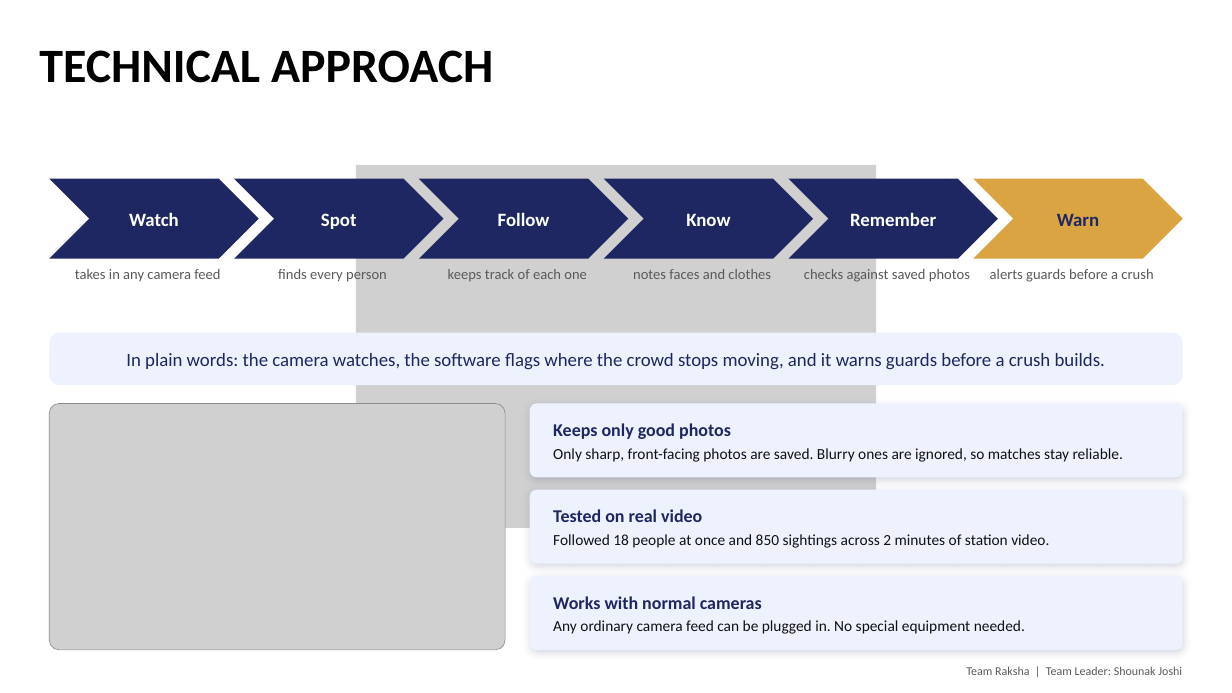
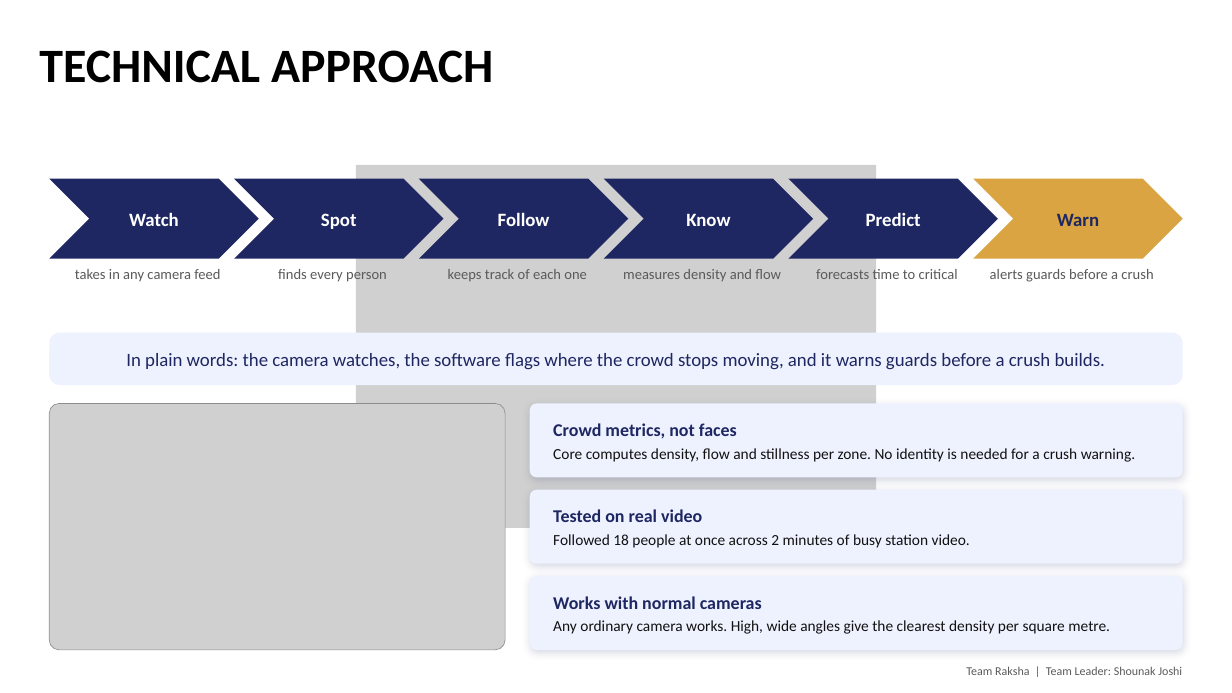
Before and after one commit to shounakjoshi88-a11y/raksha-crowd-safety-hackathon, a slide deck: slide 3 of deck/Raksha_Hackathon2026_Simplified.pptx. Drawn at 1232x693 pixels with LibreOffice and Linux fonts; fonts in the diff are those of the drawing; grey boxes stand for pictures. Boxes give left, top, right and bottom in pixels: in the first picture for what was removed or moved away, otherwise in the second. Text is boxed around its words. In the diff, an @@ line names an element or a change of style, - is before the commit and + after.

Commit message:
fix: judge pass 3 - face search moved to Phase 2 (B2G plug-in), density/flow/forecast MVP, honest scale (edge-per-camera) and occlusion (bird's-eye) answers, privacy cards no longer contradict

```diff
--- a/deck/Raksha_Hackathon2026_Simplified.pptx
+++ b/deck/Raksha_Hackathon2026_Simplified.pptx
@@ text in chevron at (x1=866, y1=212, x2=921, y2=226): text changed @@
-Remember
+Predict
@@ text at (x1=623, y1=269, x2=781, y2=281): text changed @@
-notes faces and clothes
+measures density and flow
@@ text at (x1=816, y1=267, x2=958, y2=284): text changed @@
-checks against saved photos
+forecasts time to critical
@@ text in rounded rectangle at (x1=553, y1=423, x2=1135, y2=462): text changed @@
-Keeps only good photos
-Only sharp, front-facing photos are saved. Blurry ones are ignored, so matches stay reliable.
+Crowd metrics, not faces
+Core computes density, flow and stillness per zone. No identity is needed for a crush warning.
@@ text in rounded rectangle at (x1=553, y1=534, x2=970, y2=548): text changed @@
-Followed 18 people at once and 850 sightings across 2 minutes of station video.
+Followed 18 people at once across 2 minutes of busy station video.
@@ text in rounded rectangle at (x1=553, y1=620, x2=1110, y2=634): text changed @@
-Any ordinary camera feed can be plugged in. No special equipment needed.
+Any ordinary camera works. High, wide angles give the clearest density per square metre.
```
Also in this commit, not shown: 4 other slides changed, 3 other files.
